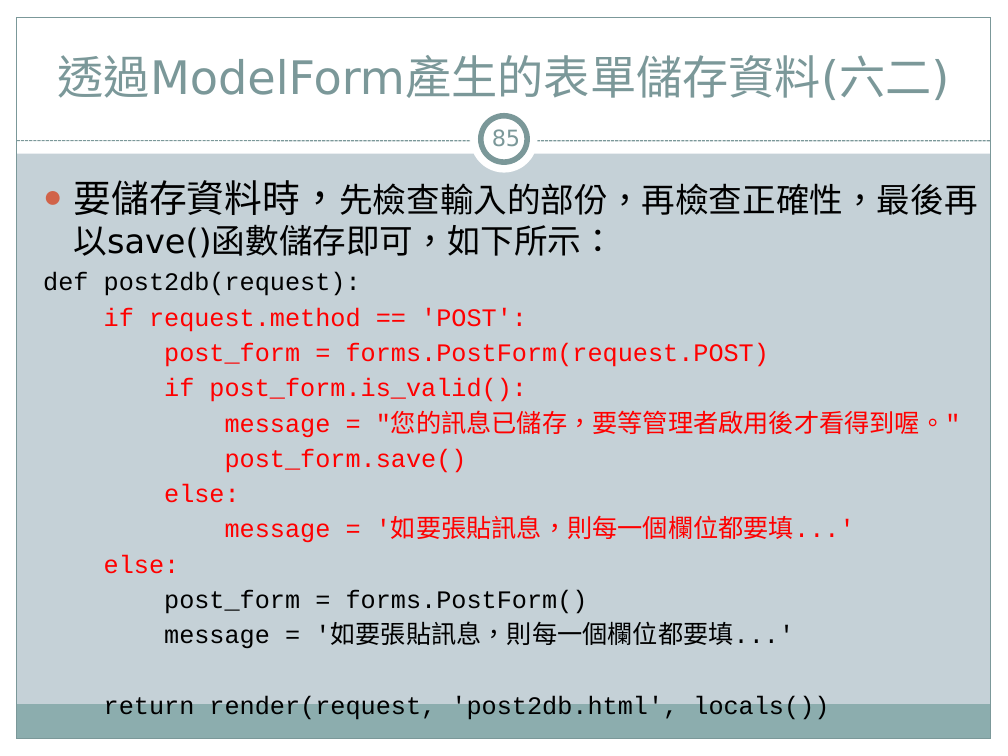
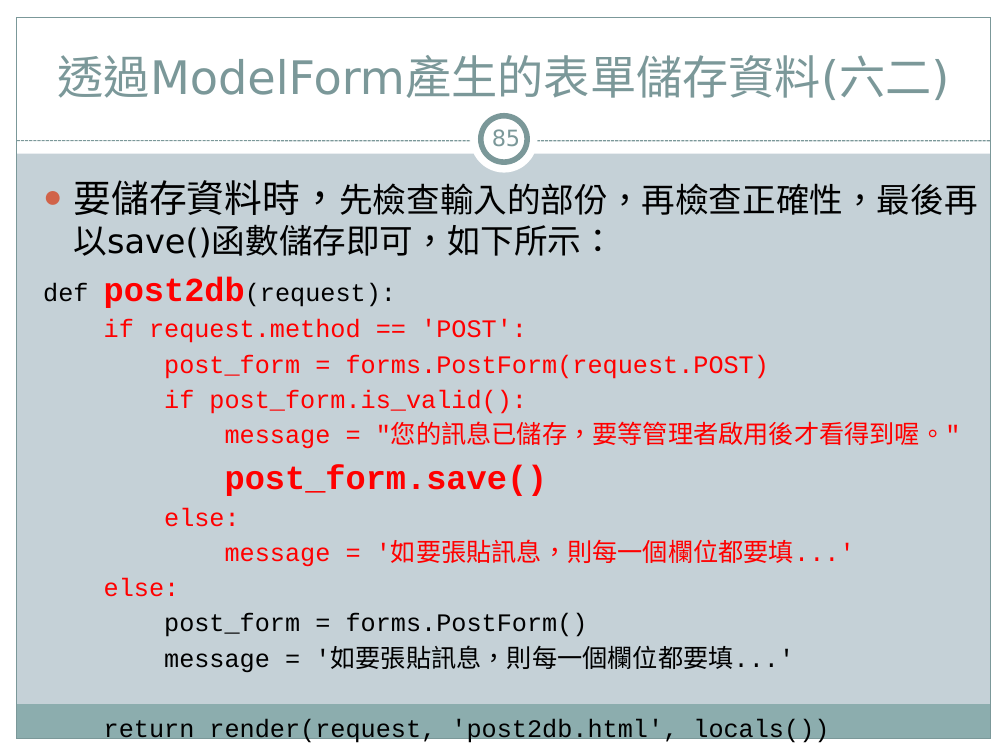
Before and after one commit to jacktea88/406django, a slide deck: slide 85 of ch08/Django4-ch08.pptx. Drawn at 1008x756 pixels with LibreOffice and Linux fonts; fonts in the diff are those of the drawing. Boxes give left, top, right and bottom in pixels: in the first picture for what was removed or moved away, otherwise in the second. Text is boxed around its words. In the diff, an @@ line names an element or a change of style, - is before the commit and + after.

```diff
--- a/ch08/Django4-ch08.pptx
+++ b/ch08/Django4-ch08.pptx
@@ text at (43, 276, 548, 496): size 18 to 24 pt, bold on in "post2db(request):", "post_form.save()"; text colour #000000 to #FF0000 in "post2db(request):"; more space between paragraphs @@
```
Also in this commit, not shown: 14 other slides changed.
